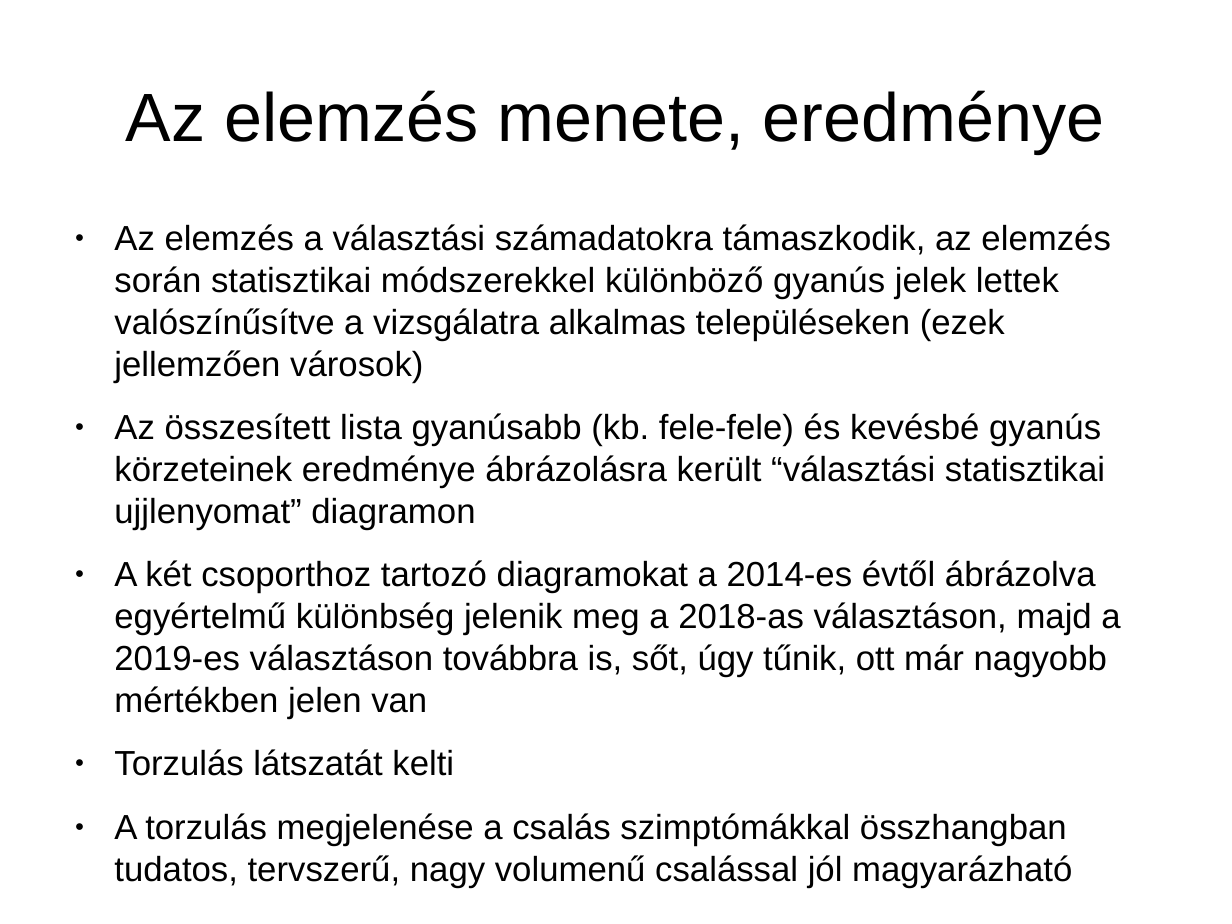
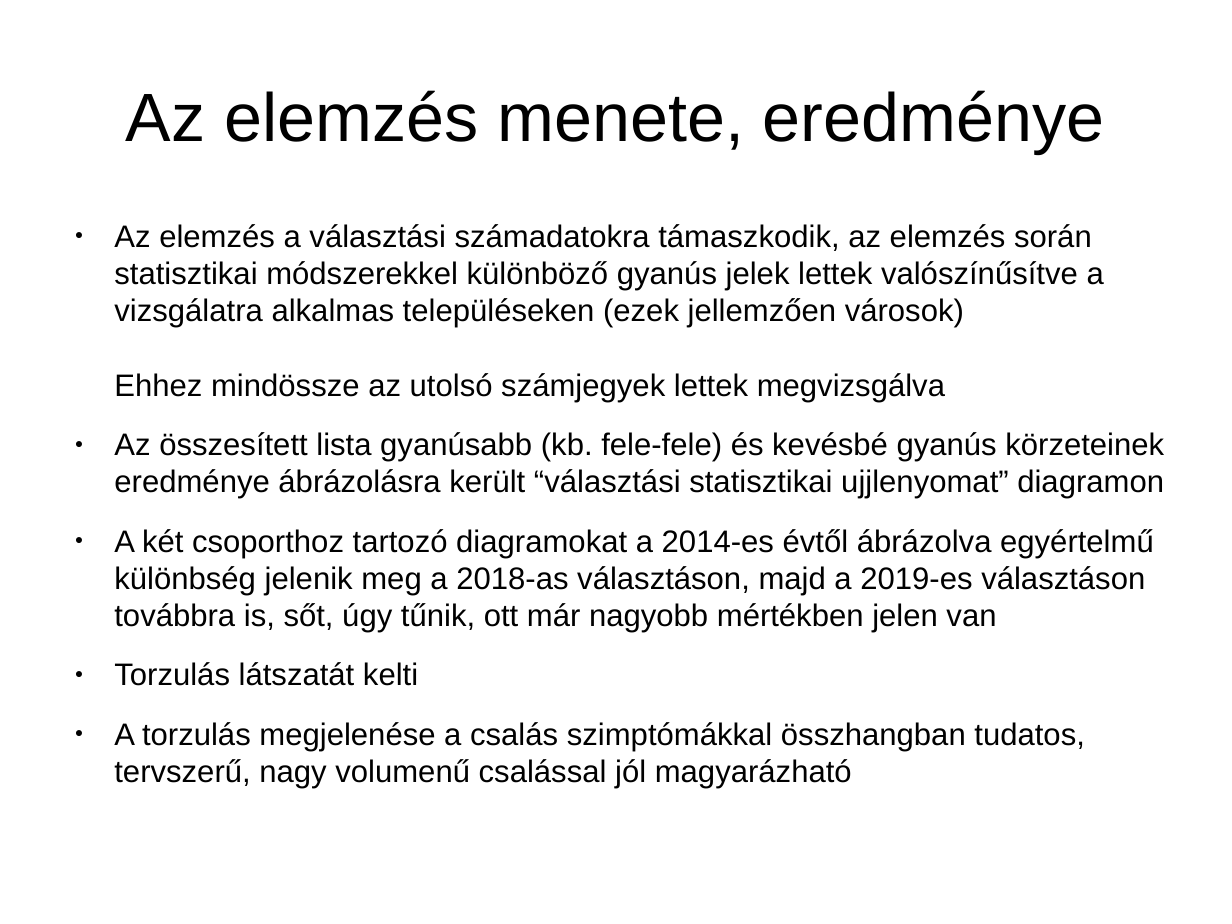
Before and after one commit to brezniczky/ep_elections_2019_hun, a slide deck: slide 6 of slides/hun/slides.odp. Drawn at 1232x924 pixels with LibreOffice and Linux fonts; fonts in the diff are those of the drawing. Boxes give left, top, right and bottom in pixels: in the first picture for what was removed or moved away, otherwise in the second. Text is boxed around its words. In the diff, an @@ line names an element or a change of style, - is before the commit and + after.

```diff
--- a/slides/hun/slides.odp
+++ b/slides/hun/slides.odp
@@ text at (114, 224, 1104, 402): text changed; size 22.4 to 20 pt @@
-● Az elemzés a választási számadatokra támaszkodik, az elemzés során statisztikai módszerekkel különböző gyanús jelek lettek valószínűsítve a vizsgálatra alkalmas településeken (ezek jellemzően városok)
+● Az elemzés a választási számadatokra támaszkodik, az elemzés során statisztikai módszerekkel különböző gyanús jelek lettek valószínűsítve a vizsgálatra alkalmas településeken (ezek jellemzően városok)
+  Ehhez mindössze az utolsó számjegyek lettek megvizsgálva
@@ text at (114, 432, 1164, 751): size 22.4 to 20 pt in "Az összesített lista gyanúsabb (kb. fele-fele) és ...", "A két csoporthoz tartozó diagramokat a 2014-es ...", "Torzulás látszatát kelti", "A torzulás megjelenése a csalás szimptómákkal összhangban ..." @@
```
Also in this commit, not shown: 1 other slide changed, 2 slides added, 4 other files.
